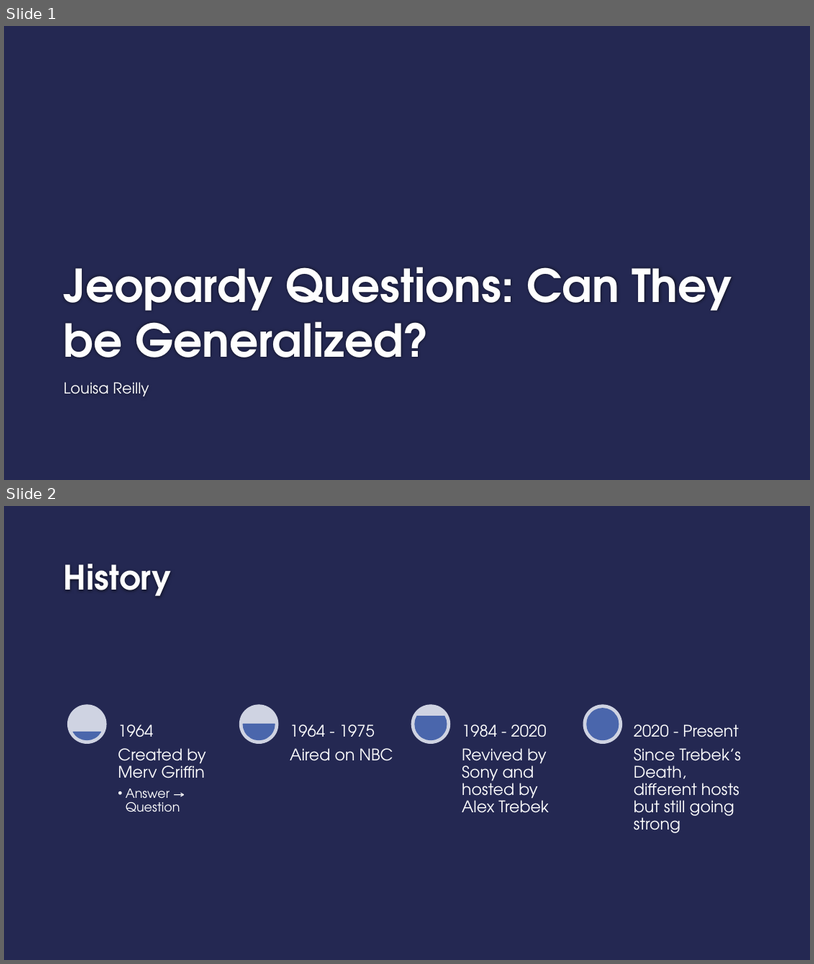
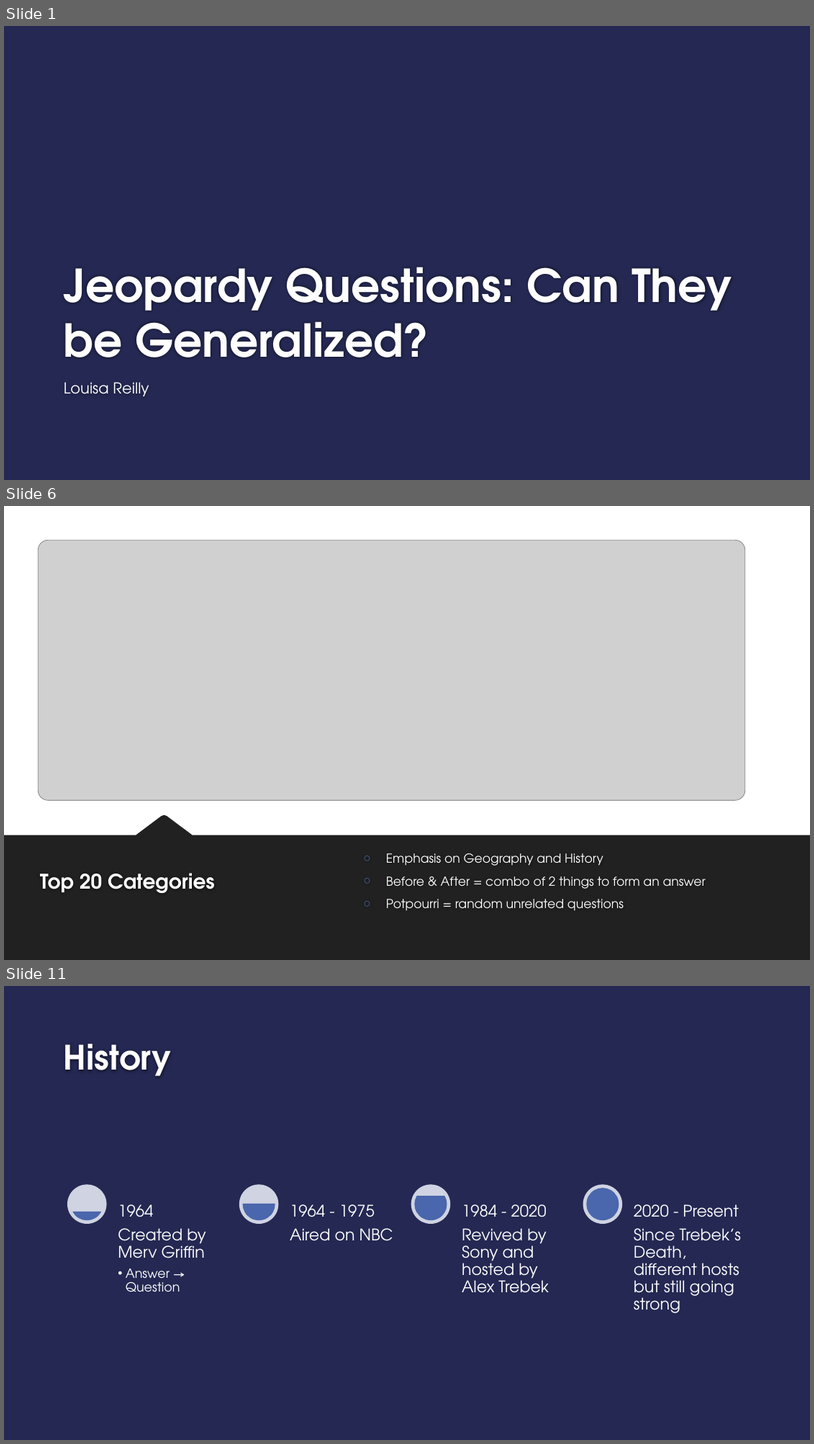
Before and after one commit to geeselouise/jeopardy, a slide deck: Jeopardy_Questions.pptx. Shown one above the other, each under a label of ours: slides 1 and 2 before the commit, slides 1, 6 and 11 after it; the slides between them are not shown. The pictures are 814x964 and 814x1444 pixels, drawn with LibreOffice and Linux fonts; fonts in the diff are those of the drawing; grey boxes stand for pictures; background and template pictures are left out. Boxes give left, top, right and bottom in pixels: in the first picture for what was removed or moved away, otherwise in the second. Text is boxed around its words. In the diff, an @@ line names an element or a change of style, - is before the commit and + after.

```diff
--- a/Jeopardy_Questions.pptx
+++ b/Jeopardy_Questions.pptx
@@ slide 6 added at [4, 506, 810, 960], background #FFFFFF @@
@@ picture added at [38, 540, 746, 800] @@
@@ freeform shape added at [4, 815, 810, 960], fill #212121 @@
@@ title added at [40, 872, 215, 893], 24 pt, text #FEFEFE, bold @@
+Top 20 Categories
@@ text added at [386, 853, 706, 911], 14.8 pt, text #FEFEFE @@
+○ Emphasis on Geography and History
+○ Before & After = combo of 2 things to form an answer
+○ Potpourri = random unrelated questions
@@ what was slide 2 is now slide 11 @@
```
Also in this commit, not shown: 2 slides changed, 8 other slides added, 1 slide removed, 3 other files.
